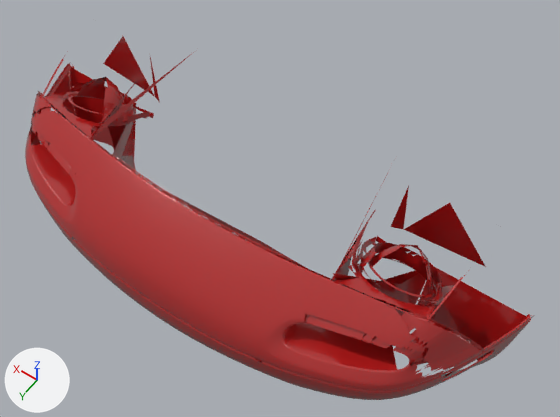
A saved change to the glTF model public/body/na/bumper-front/stock.glb.
Before and after are seen from a 50 mm lens placed at (-34.6, 177.5, 60.1), pointed at (-3.7, 134.3, -7.7). Lighting does not change. The marker at lower left points along +X, +Y and +Z. The first picture is the older version. Vertices at exactly the same position are counted once.

The scene before the commit, as lines of its bpy script (objects in view):
```python
me_miata_body_mesh_001 = bpy.data.meshes.new('Miata_Body_mesh.001')
me_miata_body_mesh_001.from_pydata(...)  # 6360 vertices, 10763 faces; spans x -32.3..32.3, y 126.5..151.4, z -20.2..2.2
me_miata_body_mesh_001.materials.append(mat_miata_paint_classicred)  # red #b31818
ob_miata_stock_bumper_front = bpy.data.objects.new('Miata_Stock_bumper-front', me_miata_body_mesh_001)
ob_miata_stock_bumper_front.location = (0.0, 0.0, 0.0)
```
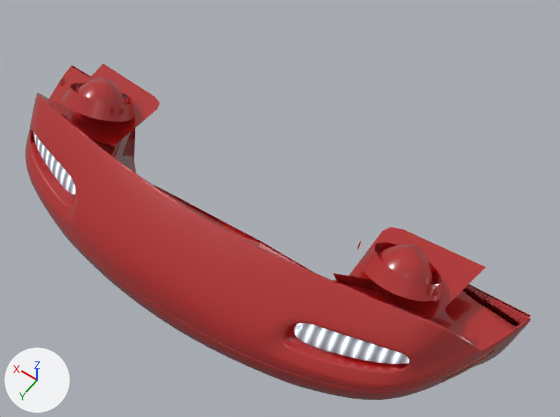
Where the change shows, as pixel boxes [x1, y1, x2, y2] in the pictures (560 x 417 px):
'Miata_Stock_bumper-front', reshaped (8% shorter): before [25, 36, 534, 400]; after [25, 66, 530, 400]
'Miata_Stock_bumper-front.002', added: after [29, 64, 531, 392]
'Miata_Lamp_Running_L', added: after [294, 323, 409, 364]
'Miata_Lamp_Running_R', added: after [33, 132, 76, 195]
'Miata_Lamp_Amber', added: after [441, 350, 493, 381]
part 1 of me_miata_body_mesh_001, deleted: before [71, 36, 530, 315]
part 2 of me_miata_body_mesh_001, deleted: before [38, 51, 534, 351]

The change, as a diff of the scene's bpy script:
```diff
--- a/public/body/na/bumper-front/stock.glb.py
+++ b/public/body/na/bumper-front/stock.glb.py
@@ img_miata_drl_normal @@
+img_miata_drl_normal = load_image('Miata_DRL_Normal', '_unpacked/Miata_DRL_Normal', 1024, 1024, 'Non-Color')
@@ img_miata_drl_emit @@
+img_miata_drl_emit = load_image('Miata_DRL_Emit', '_unpacked/Miata_DRL_Emit', 1024, 1024, 'sRGB')
@@ mat_miata_lens_running @@
+mat_miata_lens_running = bpy.data.materials.new('Miata_Lens_Running')
+# colours: grey #8b8f95
+# uses the picture img_miata_drl_emit
+# uses the picture img_miata_drl_normal
@@ mat_miata_lens_amber @@
+mat_miata_lens_amber = principled_material('Miata_Lens_Amber')
+mat_miata_lens_amber.base_color = (0.5, 0.09, 0.005)  # orange #bc5510
+mat_miata_lens_amber.roughness = 0.13
+mat_miata_lens_amber.coat_weight = 1.0
@@ mat_miata_paint_classicred_006 @@
+mat_miata_paint_classicred_006 = principled_material('Miata_Paint_ClassicRed.006')
+mat_miata_paint_classicred_006.base_color = (0.448, 0.009, 0.009)  # red #b31818
+mat_miata_paint_classicred_006.roughness = 0.28
+mat_miata_paint_classicred_006.coat_weight = 1.0
+mat_miata_paint_classicred_006.coat_roughness = 0.045
@@ me_miata_body_mesh_001 @@
 # used by ob_miata_stock_bumper_front; location = (0.0, 0.0, 0.0)
-me_miata_body_mesh_001.from_pydata(...)  # 6360 vertices, 10763 faces; spans x -32.3..32.3, y 126.5..151.4, z -20.2..2.2
+me_miata_body_mesh_001.from_pydata(...)  # 5585 vertices, 9597 faces; spans x -32.3..32.3, y 130.6..151.4, z -20.2..-0.3
+# me_miata_body_mesh_001 part 1: 8 loose pieces with 36 vertices, spanning x -32.3..32.3, y 130.1..138.8, z -8.0..2.2, are deleted
+# me_miata_body_mesh_001 part 2: 739 vertices removed from x -32.3..32.3, y 126.5..143.6, z -7.9..1.4
 me_miata_body_mesh_001.materials.append(mat_miata_paint_classicred)
@@ me_miata_lamp_running_r_mesh @@
+me_miata_lamp_running_r_mesh.from_pydata(...)  # 413 vertices, 774 faces; spans x 13.86..25.05, y 143.48..148.23, z -6.53..-3.96
+me_miata_lamp_running_r_mesh.materials.append(mat_miata_lens_running)
@@ me_miata_lamp_running_l_mesh @@
+me_miata_lamp_running_l_mesh.from_pydata(...)  # 413 vertices, 774 faces; spans x -25.05..-13.86, y 143.48..148.23, z -6.53..-3.96
+me_miata_lamp_running_l_mesh.materials.append(mat_miata_lens_running)
@@ me_miata_lamp_amber_mesh @@
+me_miata_lamp_amber_mesh.from_pydata(...)  # 224 vertices, 388 faces; spans x -30.6..30.6, y 135.2..140.9, z -10.9..-9.0
+me_miata_lamp_amber_mesh.materials.append(mat_miata_lens_amber)  # orange #bc5510
@@ me_miata_body_mesh_011 @@
+me_miata_body_mesh_011.from_pydata(...)  # 1853 vertices, 2074 faces; spans x -32.3..32.3, y 130.1..150.6, z -20.2..-0.1
+me_miata_body_mesh_011.materials.append(mat_miata_paint_classicred_006)  # red #b31818
@@ ob_miata_lamp_running_r @@
+ob_miata_lamp_running_r = bpy.data.objects.new('Miata_Lamp_Running_R', me_miata_lamp_running_r_mesh)
+ob_miata_lamp_running_r.location = (0.6, -1.18, 0.32)
@@ ob_miata_lamp_running_l @@
+ob_miata_lamp_running_l = bpy.data.objects.new('Miata_Lamp_Running_L', me_miata_lamp_running_l_mesh)
+ob_miata_lamp_running_l.location = (-0.55, -1.01, 0.32)
@@ ob_miata_lamp_amber @@
+ob_miata_lamp_amber = bpy.data.objects.new('Miata_Lamp_Amber', me_miata_lamp_amber_mesh)
+ob_miata_lamp_amber.location = (0.0, 0.0, 0.0)
@@ ob_miata_stock_bumper_front_002 @@
+ob_miata_stock_bumper_front_002 = bpy.data.objects.new('Miata_Stock_bumper-front.002', me_miata_body_mesh_011)
+ob_miata_stock_bumper_front_002.location = (0.0, 0.0, 0.0)
```
